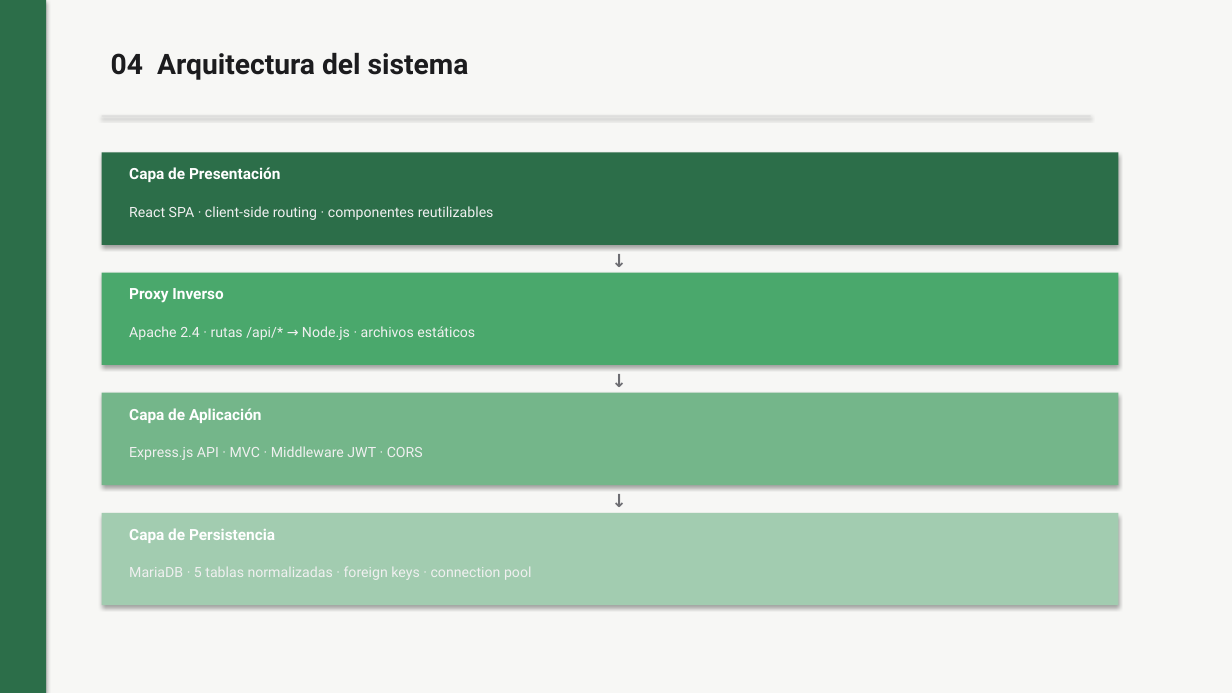
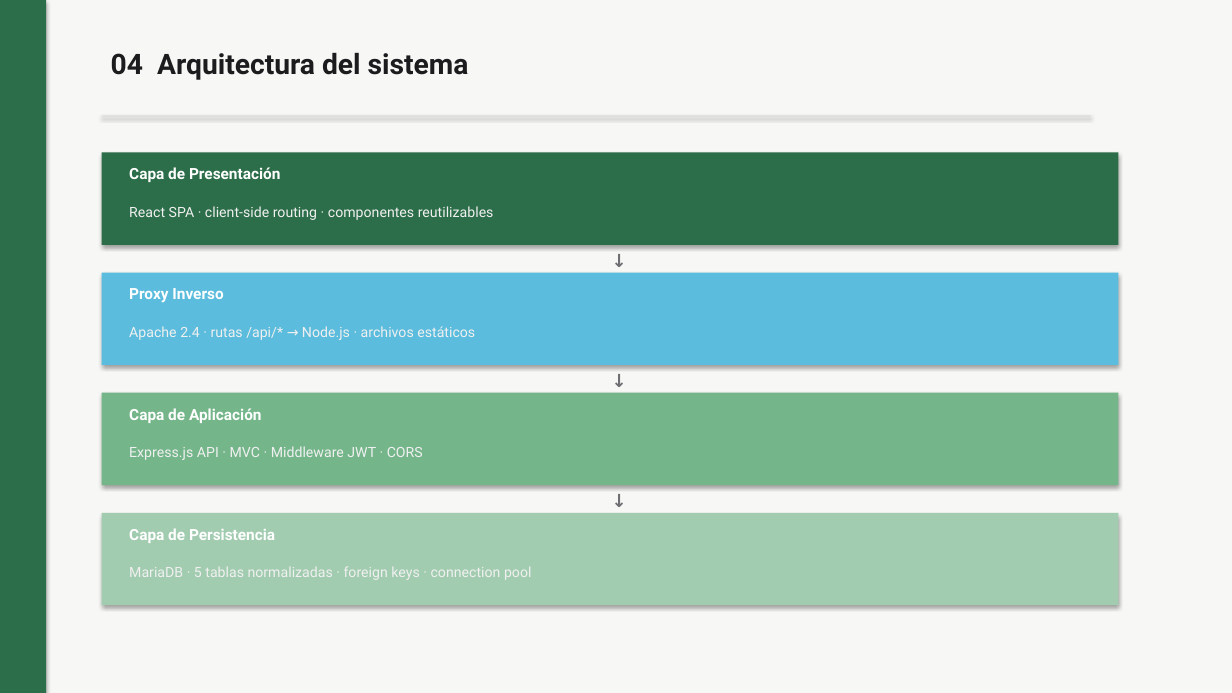
Before and after one commit to mbalay19/DAW_PROYECTO, a slide deck: slide 6 of MindTracker_Presentacion.pptx. Drawn at 1232x693 pixels with LibreOffice and Linux fonts; fonts in the diff are those of the drawing. Boxes give left, top, right and bottom in pixels: in the first picture for what was removed or moved away, otherwise in the second. Text is boxed around its words. In the diff, an @@ line names an element or a change of style, - is before the commit and + after.

```diff
--- a/MindTracker_Presentacion.pptx
+++ b/MindTracker_Presentacion.pptx
@@ rectangle at box(102, 273, 1118, 365): fill #4AA86C to #5BBCDD @@
```
Also in this commit, not shown: 5 other slides changed, 1 slide added, 1 slide removed, 2 other files.
